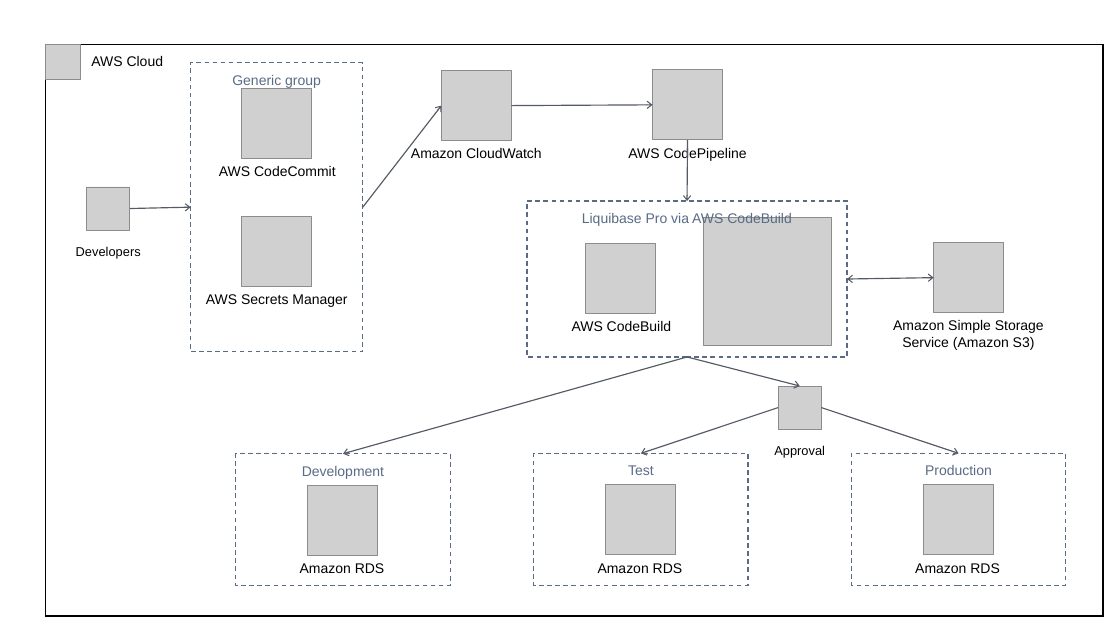
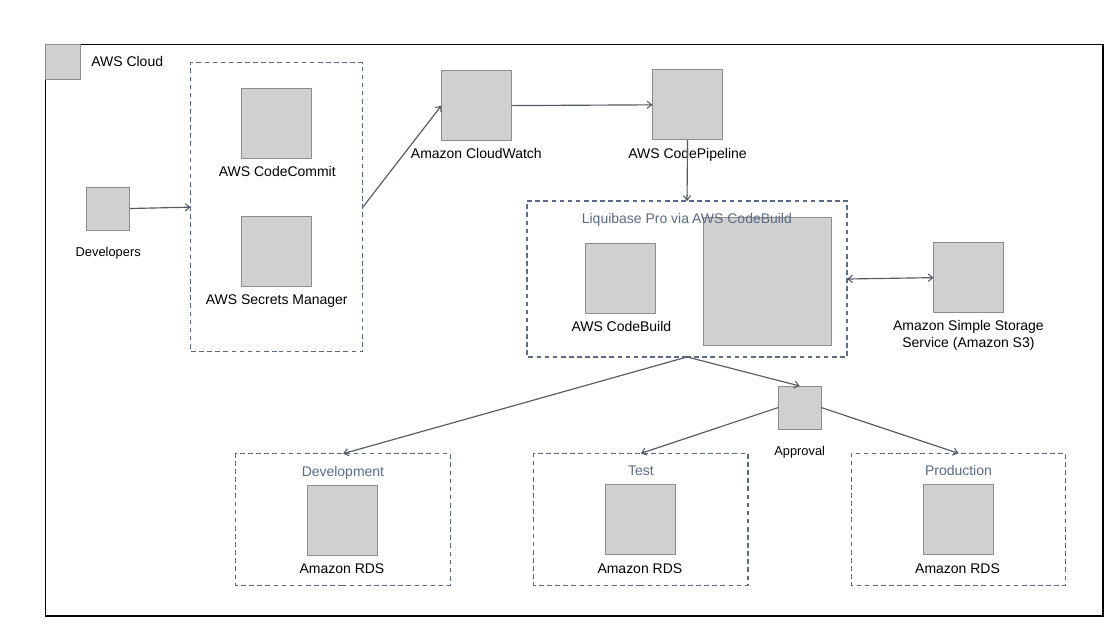
Before and after one commit to liquibase/aws, a slide deck: slide 1 of CodePipeline-CodeBuild-CloudFormation/Liquibase Pro and AWS CodePipeline.pptx. Drawn at 1120x630 pixels with LibreOffice and Linux fonts; fonts in the diff are those of the drawing; grey boxes stand for pictures. Boxes give left, top, right and bottom in pixels: in the first picture for what was removed or moved away, otherwise in the second. Text is boxed around its words. In the diff, an @@ line names an element or a change of style, - is before the commit and + after.

```diff
--- a/CodePipeline-CodeBuild-CloudFormation/Liquibase Pro and AWS CodePipeline.pptx
+++ b/CodePipeline-CodeBuild-CloudFormation/Liquibase Pro and AWS CodePipeline.pptx
@@ text in rectangle at (x1=232, y1=75, x2=321, y2=88): text removed @@
-Generic group
```
Also in this commit, not shown: 4 other files.
